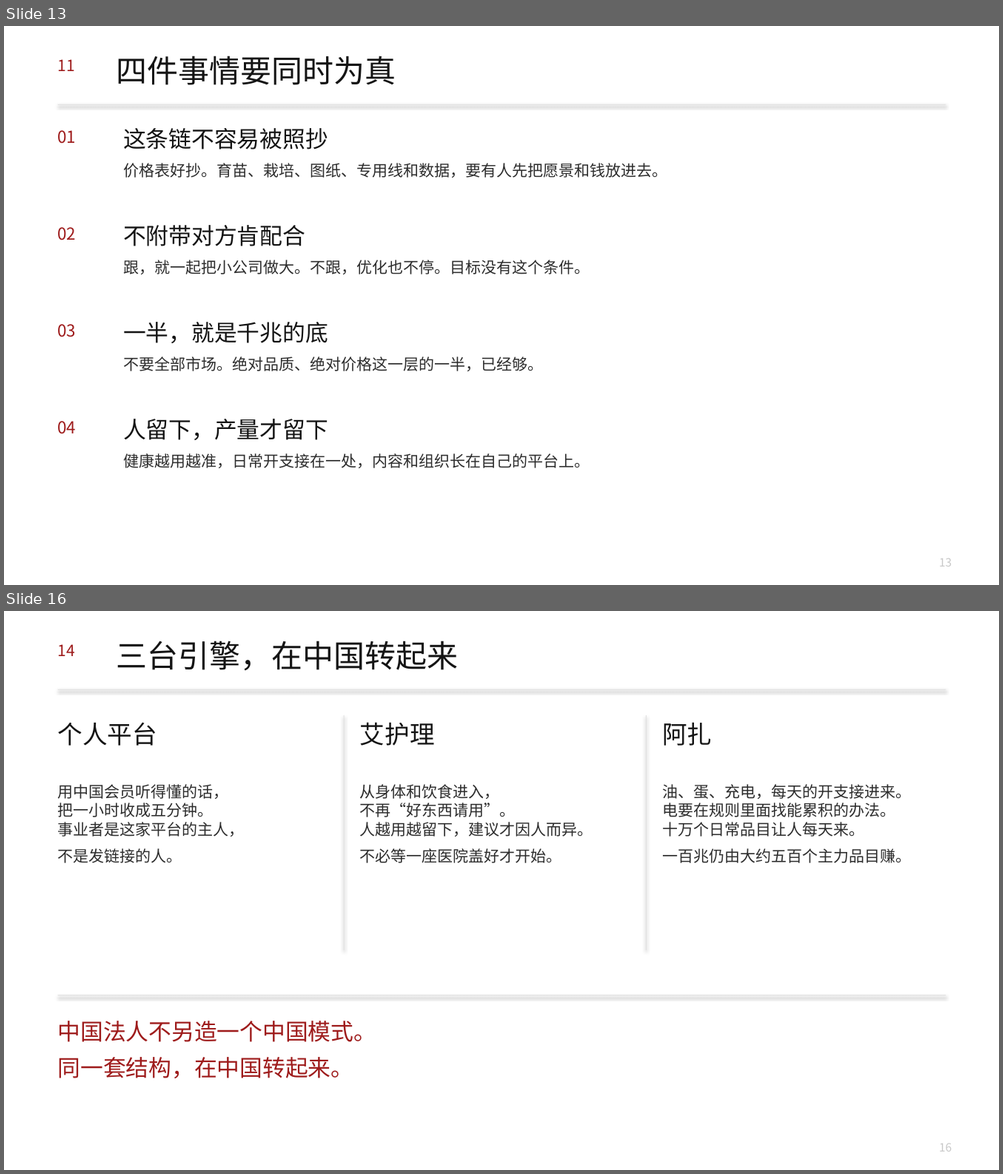
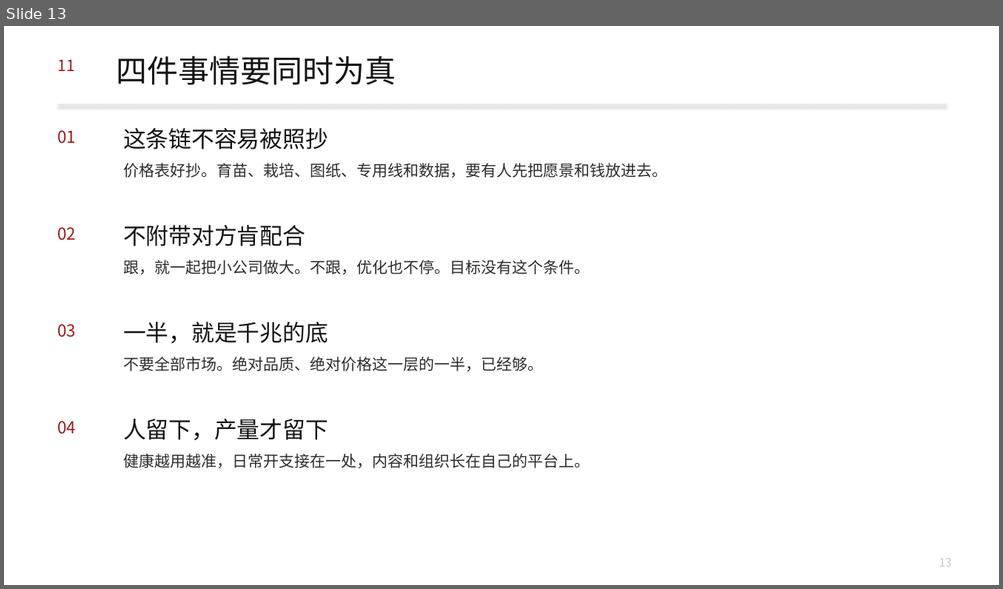
Before and after one commit to headshot9999/xiaoyi, a slide deck: 艾多美何以成为100兆韩元企业.pptx. Shown one above the other, each under a label of ours: slides 13 and 16 before the commit, slide 13 after it; the slides between them are not shown. The pictures are 1003x1174 and 1003x589 pixels, drawn with LibreOffice and Linux fonts; fonts in the diff are those of the drawing. Boxes give left, top, right and bottom in pixels: in the first picture for what was removed or moved away, otherwise in the second. Text is boxed around its words. In the diff, an @@ line names an element or a change of style, - is before the commit and + after.

```diff
--- a/艾多美何以成为100兆韩元企业.pptx
+++ b/艾多美何以成为100兆韩元企业.pptx
@@ slide 16 removed at box(4, 611, 999, 1170), background #FFFFFF @@
@@ text removed at box(58, 644, 75, 656) @@
-14
@@ text removed at box(116, 641, 458, 671) @@
-三台引擎，在中国转起来
@@ rectangle removed at box(58, 689, 945, 690) @@
@@ rectangle removed at box(344, 715, 344, 951) @@
@@ rectangle removed at box(646, 715, 646, 951) @@
@@ text removed at box(58, 723, 157, 746) @@
-个人平台
@@ text removed at box(360, 722, 435, 746) @@
-艾护理
@@ text removed at box(662, 722, 711, 746) @@
-阿扎
@@ text removed at box(58, 784, 244, 863) @@
-用中国会员听得懂的话，
-把一小时收成五分钟。
-事业者是这家平台的主人，
-不是发链接的人。
@@ text removed at box(360, 784, 593, 863) @@
-从身体和饮食进入，
-不再“好东西请用”。
-人越用越留下，建议才因人而异。
-不必等一座医院盖好才开始。
@@ text removed at box(662, 784, 910, 863) @@
-油、蛋、充电，每天的开支接进来。
-电要在规则里面找能累积的办法。
-十万个日常品目让人每天来。
-一百兆仍由大约五百个主力品目赚。
@@ rectangle removed at box(58, 995, 945, 996) @@
@@ text removed at box(58, 1021, 376, 1079) @@
-中国法人不另造一个中国模式。
-同一套结构，在中国转起来。
@@ text removed at box(939, 1144, 951, 1152) @@
-16
```
Also in this commit, not shown: 2 slides changed, 3 slides added, 2 other slides removed, 3 other files.
